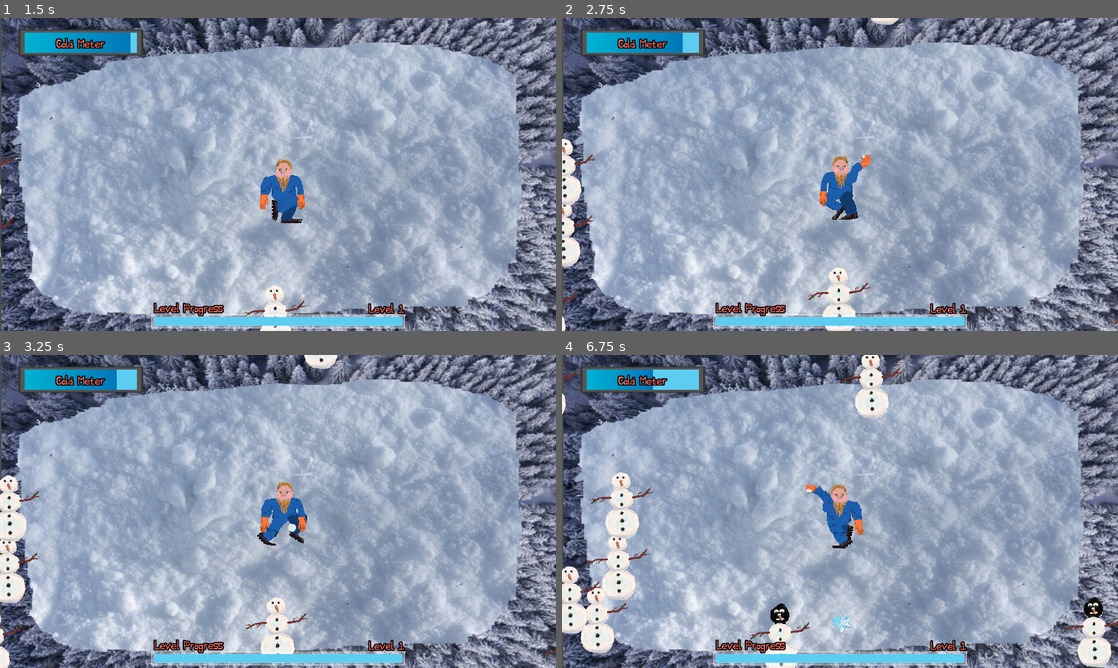
Above: before the commit, frames 1-4 (two rows, left to right).
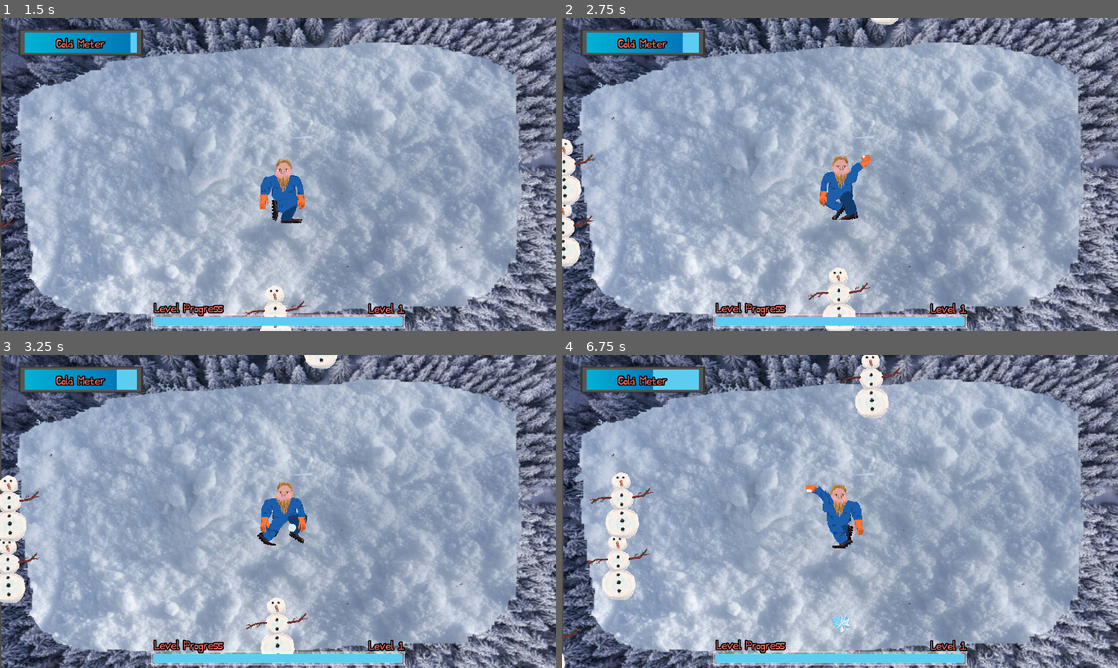
Above: after the commit, the same moments.

Repository: Parker-Vetter/snow-man-brawl
Game: Godot game, scene res://SceneManager/SceneManager.tscn
Two runs of this game, one before a commit and one after it. Both use one fixed random seed, a clock stepped at 60 frames per second and the inputs below. The engine's default icon, where the game draws it, is replaced by a stand-in: a white triangle on a blue panel in a dark square.
Inputs (mouse positions are in pixels of both pictures, inside the frame that each line leads up to):
- Up to frame 1 (1.5 s): click "Start game" at 0.5 s; move the mouse to (400, 158) at 1.27 s; hold Space (Shoot) from 1.28 s (still down); click (400, 158) at 1.42 s
- Up to frame 2 (2.75 s): move the mouse to (728, 190) at 2.02 s; release Space (Shoot) at 2.03 s; tap Space (Shoot) at 2.1 s; click (728, 190) at 2.17 s
- Up to frame 3 (3.25 s): move the mouse to (333, 442) at 2.77 s; hold Space (Shoot) from 2.78 s (still down); click (333, 442) at 2.92 s
- Up to frame 4 (6.75 s): move the mouse to (812, 574) at 3.52 s; release Space (Shoot) at 3.53 s; tap Space (Shoot) at 3.6, 5.1, 6.6 s; click (812, 574) at 3.67 s; move the mouse to (1006, 558) at 4.27 s; hold Space (Shoot) 4.28-5.03 s; click (1006, 558) at 4.42 s; move the mouse to (673, 464) at 5.02 s; click (673, 464) at 5.17 s; move the mouse to (867, 511) at 5.77 s; hold Space (Shoot) 5.78-6.53 s; click (867, 511) at 5.92 s; move the mouse to (756, 433) at 6.52 s; click (756, 433) at 6.67 s

Frame 1 is identical in both runs. In frame 2, less than 0.1% of the frame differs, in the area x 0-100%, y 87-100%; in frame 3, 0.2%; in frame 4, 3.3%, in the area x 0-100%, y 4-100%.

Commit message:
Improves gameplay and fixes bugs
Refactors game logic for better ball spawning.
Fixes a bug with pickup collection.
Adjusts snowman drop scaling and spawn rates for balance.
Implements a floating number display for score feedback.

Diff:
--- a/MainGame/Scripts/pickup.gd
+++ b/MainGame/Scripts/pickup.gd
@@ -58,6 +58,4 @@
 		player.setMask(data)
 	else:
 		player.main.gameData.add_pickup(data.id)
-	player.main.gameData.add_pickup(data.id)
-	player.main.gameData.lifetime_pickup += 1
 	queue_free()
--- a/MainGame/Scripts/snowman.gd
+++ b/MainGame/Scripts/snowman.gd
@@ -48,7 +48,7 @@
 	splat.play()
 	if health <= 0:
 		var drops = number_of_drops * (main.gameData.level if scaleDropsByLevel else 1)
-		for i in range(number_of_drops):
+		for i in range(drops):
 			var drop = drop_table[_internal_drop_table.pick_random()]
 			var pickup = pickupScene.instantiate()
 			pickup.data = drop.data
--- a/PeggleDrop/Ball/ball.gd
+++ b/PeggleDrop/Ball/ball.gd
@@ -3,9 +3,9 @@
 
 @onready var sprite_2d: Sprite2D = $Sprite2D
 
-var value: float = 1
+var value: int = 1
 
-func get_value() -> float:
+func get_value() -> int:
 	return value
 
 func _ready() -> void:
--- a/PeggleDrop/BallSpawner/ball_spawner.gd
+++ b/PeggleDrop/BallSpawner/ball_spawner.gd
@@ -14,10 +14,10 @@
 
 var ball = preload("res://PeggleDrop/Ball/ball.tscn")
 
-@onready var snow_sprite: Texture2D = load("res://zacks sprites/ice chunk.png")
-@onready var carrot_sprite: Texture2D = load("res://zacks sprites/carrot.png")
-@onready var coal_sprite: Texture2D = load("res://zacks sprites/charcol.png")
-@onready var stick_sprite: Texture2D = load("res://zacks sprites/stick.png")
+const CARROT = preload("uid://dmgmjn3ut414j")
+const CHARCOAL = preload("uid://bkig0oboemrtr")
+const SNOW = preload("uid://d11g2i2t70f5q")
+const STICK = preload("uid://dbqk4k3mtkryu")
 
 # Called every frame. 'delta' is the elapsed time since the previous frame.
 func _process(delta):
@@ -28,22 +28,23 @@
 	var spawner_location = random_spawn_point()
 
 	if snow > 0:
-		ball_holder.add_child(spawn_new_ball(snow_sprite, spawner_location))
+		ball_holder.add_child(spawn_new_ball(SNOW, spawner_location))
 		snow -= 1
 	elif carrot > 0:
-		ball_holder.add_child(spawn_new_ball(carrot_sprite, spawner_location))
+		ball_holder.add_child(spawn_new_ball(CARROT, spawner_location))
 		carrot -= 1
 	elif coal > 0:
-		ball_holder.add_child(spawn_new_ball(coal_sprite, spawner_location))
+		ball_holder.add_child(spawn_new_ball(CHARCOAL, spawner_location))
 		coal -= 1
 	elif stick > 0:
-		ball_holder.add_child(spawn_new_ball(stick_sprite, spawner_location))
+		ball_holder.add_child(spawn_new_ball(STICK, spawner_location))
 		stick -= 1
 
 
-func spawn_new_ball(sprite: Texture2D, spawner_location: Vector2) -> Ball:
+func spawn_new_ball(data:PickupData, spawner_location: Vector2) -> Ball:
 	var new_ball: Ball = ball.instantiate()
-	new_ball.set_texture(sprite)
+	new_ball.set_texture(data.sprite)
+	new_ball.value = data.value
 	new_ball.global_position = spawner_location
 	return new_ball
 
--- /dev/null
+++ b/PeggleDrop/NumberFloater/FloatyNumbers.gd
@@ -0,0 +1,39 @@
+extends Node
+
+func displayNumber(value: int, position: Vector2) -> void:
+	var number: Label = Label.new()
+	number.text = str(value)
+	number.position = position
+	number.z_index = 100
+	number.label_settings = LabelSettings.new()
+
+	var color = "#FFF"
+	if value > 2:
+		color = "#ECA013"
+	if value > 5:
+		color = "#C88422"
+	if value > 10:
+		color = "#A41414"
+	if value > 50:
+		color = "#E90000"
+	if value > 100:
+		color = "#09FC00"
+	if value > 200:
+		color = "#FF00F3"
+
+	number.label_settings.font_color = color
+	number.label_settings.font_size = int(lerp(30, 60, clampf(value / 200.0, 0, 1)))
+	number.label_settings.outline_size = 1
+	number.label_settings.outline_color = "#000000"
+
+	call_deferred("add_child", number)
+
+	await number.resized
+	number.pivot_offset = Vector2(number.size.x / 2, number.size.y / 2)
+
+	var tween = get_tree().create_tween()
+	tween.tween_property(number, "position", position + Vector2(0, -150), 0.5).set_ease(Tween.EASE_OUT).set_trans(Tween.TRANS_QUAD)
+	tween.tween_property(number, "scale", Vector2(2, 2), 0.5).set_ease(Tween.EASE_OUT).set_trans(Tween.TRANS_QUAD)
+	tween.tween_property(number, "scale", Vector2.ZERO, 0.5).set_ease(Tween.EASE_OUT).set_trans(Tween.TRANS_QUAD).set_delay(0.5)
+	await tween.finished
+	number.queue_free()
--- a/PeggleDrop/multiplyer/multiplyer.gd
+++ b/PeggleDrop/multiplyer/multiplyer.gd
@@ -42,6 +42,7 @@
 			animation_player.play("size")
 		if not reward_sound.playing:
 			reward_sound.play()
+		FloatyNumbers.displayNumber(body.value, gpu_particles_2d.global_position)
 
 
 func _on_input_event(viewport: Node, event: InputEvent, shape_idx: int) -> void:
--- a/Resources/carrot.tres
+++ b/Resources/carrot.tres
@@ -6,5 +6,6 @@
 [resource]
 script = ExtResource("1_6wj42")
 sprite = ExtResource("2_g45h6")
+value = 4
 id = &"carrot"
 metadata/_custom_type_script = "uid://bbpd1xeh0hn4d"
--- a/Resources/charcoal.tres
+++ b/Resources/charcoal.tres
@@ -6,5 +6,6 @@
 [resource]
 script = ExtResource("1_riolo")
 sprite = ExtResource("2_51ew6")
+value = 3
 id = &"coal"
 metadata/_custom_type_script = "uid://bbpd1xeh0hn4d"
--- a/Resources/stick.tres
+++ b/Resources/stick.tres
@@ -6,5 +6,6 @@
 [resource]
 script = ExtResource("1_hgw83")
 sprite = ExtResource("2_4fipc")
+value = 2
 id = &"stick"
 metadata/_custom_type_script = "uid://bbpd1xeh0hn4d"
--- a/SceneManager/GameData/game_data.gd
+++ b/SceneManager/GameData/game_data.gd
@@ -23,6 +23,7 @@
 	collected_objects[id] += amount
 	lifetime_collected_objects[id] += amount
 	resources_collected_this_level += amount
+	lifetime_pickup =+ amount
 	if resources_collected_this_level >= level * 10:
 		ready_for_level_transition = true
 
@@ -102,7 +103,7 @@
 		return player_move_speed_upgrades[player_move_speed_upgrade_level]
 
 ## Snowment per second spawn rate
-@export var snowman_spawn_rate_upgrades: Array[float] = [1.0, 1.25, 1.5, 1.75, 2.0]
+@export var snowman_spawn_rate_upgrades: Array[float] = [0.2, 0.5, 1.0, 1.5, 2.0]
 @export var snowman_spawn_rate_upgrade_costs: Array[int] = [1, 10, 100, 1500]
 @export var snowman_spawn_rate_upgrade_level: int = 0;
 var snowman_spawn_rate: float:
--- a/SceneManager/GameData/game_data.tres
+++ b/SceneManager/GameData/game_data.tres
@@ -4,7 +4,6 @@
 
 [resource]
 script = ExtResource("1_lsqfl")
-game_length = 15.0
 collected_objects = Dictionary[String, Variant]({
 "carrot": 0,
 "coal": 0,
--- a/project.godot
+++ b/project.godot
@@ -14,6 +14,10 @@
 run/main_scene="uid://tqybgdj5w1vp"
 config/features=PackedStringArray("4.6", "GL Compatibility")
 config/icon="uid://dgksxh1ugpsgr"
+
+[autoload]
+
+FloatyNumbers="*uid://bcofsyimqfo5w"
 
 [display]
 
Not shown: 1 places in MainGame/Scenes/mainGame.tscn that only renumber resources
Not shown, added: PeggleDrop/NumberFloater/FloatyNumbers.gd.uid
Not shown: 1 places in PeggleDrop/PeggleDrop.tscn that only renumber resources
